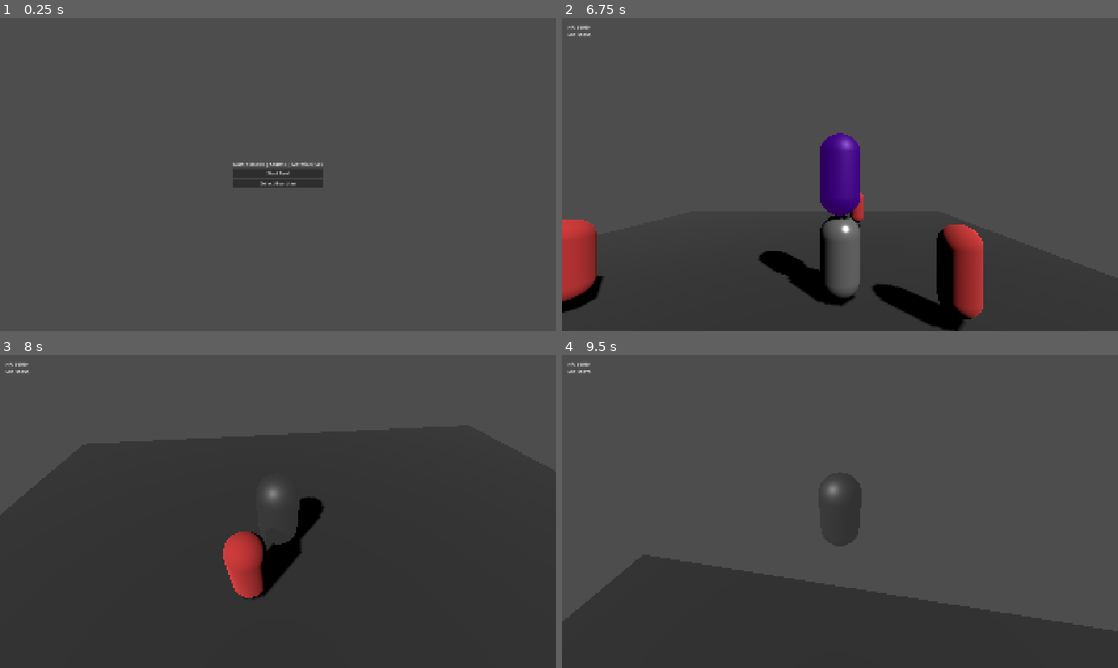
Above: before the commit, frames 1-4 (two rows, left to right).
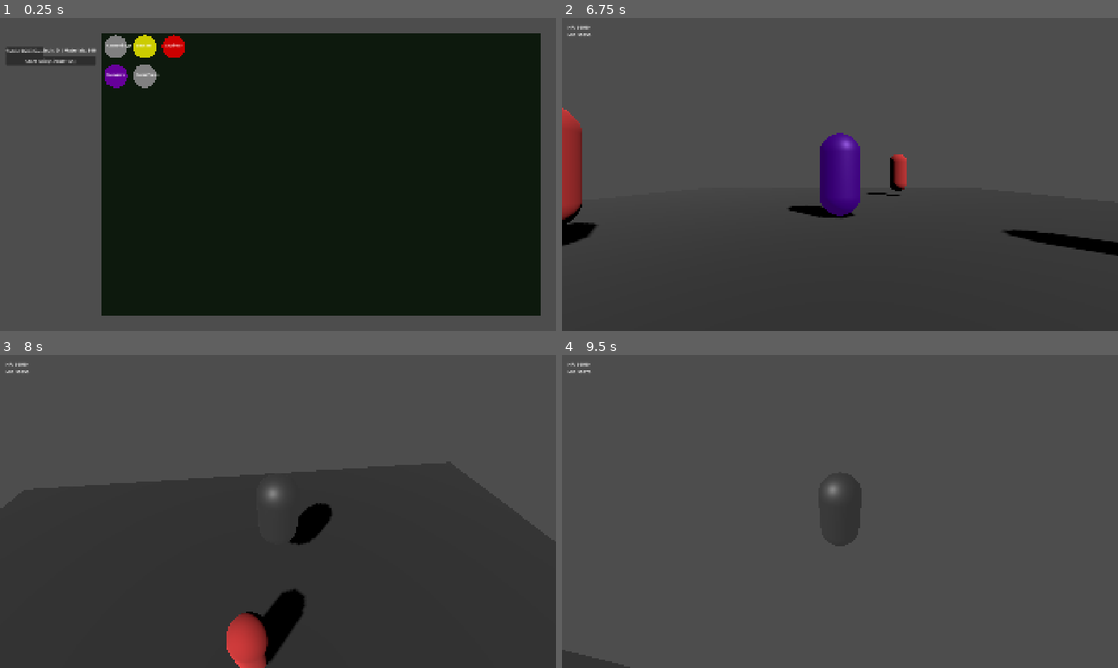
Above: after the commit, the same moments.

Repository: depiec/Project-Sovereign-gemini
Game: Godot game, scene res://scenes/strategy/MainStrategy.tscn
Same seed, same stepped clock (60 frames per second), same inputs: the game is played once before the commit and once after it.
Inputs (mouse positions are in pixels of both pictures, inside the frame that each line leads up to):
- Up to frame 1 (0.25 s): no input
- Up to frame 2 (6.75 s): click "Select Guardian" at 0.5 s; click "Start Raid" (after the commit: "Start Raid (Simulation)") at 1.25 s; click "Start Raid" (after the commit: "Start Raid (Simulation)") at 2 s; click "1. 'Umu, exactly as I thought…" at 2.75 s; click "Mode: Dig" at 3.5 s; click "Mode: Slap" at 4.25 s; click "Build: Treasury" at 5 s; click "Build: Library" at 5.75 s; click "Defend Nazarick" at 6.5 s
- Up to frame 3 (8 s): move the mouse to (305, 511) at 7.27 s; hold W (move_forward) from 7.28 s (still down); tap R (swap_persona) at 7.35 s; click (305, 511) at 7.42 s; tap Space (jump) at 7.52 s
- Up to frame 4 (9.5 s): keep holding W (move_forward); move the mouse to (812, 511) at 8.02 s; tap R (swap_persona) at 8.1, 8.85 s; click (812, 511) at 8.17 s; tap Space (jump) at 8.27 s; move the mouse to (851, 505) at 8.77 s; click (851, 505) at 8.92 s

The runs differ from the first frame. In frame 1, 72% of the frame differs, in the area x 1-98%, y 4-96%; in frame 2, 9.8%; in frame 3, 5.0%; in frame 4, 24%.
Error in both runs: Invalid access to property or key 'stats_updated' on a base object of type 'null instance'. (res://scripts/scenes/SimLayer.gd:19)

Commit message:
feat: implement world map strategy and reinforced dungeon walls
- Expanded world state with detailed territories and visual WorldMap component.
- Implemented Operations system (Spy, War, Annex) in the Strategy Layer.
- Added REINFORCED_WALL type to DungeonManager with 5x health and metallic visuals.
- Integrated dynamic minion attraction for Elder Liches based on Library size.
- Refined DungeonManager logic for multi-worker digging and pathfinding-compatible wall collisions.

Diff:
--- a/prototype/scenes/strategy/MainStrategy.tscn
+++ b/prototype/scenes/strategy/MainStrategy.tscn
@@ -1,6 +1,7 @@
 [gd_scene load_steps=2 format=3 uid="uid://d3jfk2k3l1l1"]
 
 [ext_resource type="Script" path="res://scripts/scenes/MainStrategy.gd" id="1_q7w8e"]
+[ext_resource type="Script" path="res://scripts/scenes/WorldMap.gd" id="2_worldmap"]
 
 [node name="MainStrategy" type="Control"]
 layout_mode = 3
@@ -13,27 +14,88 @@
 
 [node name="VBoxContainer" type="VBoxContainer" parent="."]
 layout_mode = 1
-anchors_preset = 8
-anchor_left = 0.5
-anchor_top = 0.5
-anchor_right = 0.5
-anchor_bottom = 0.5
-offset_left = -150.0
-offset_top = -100.0
-offset_right = 150.0
-offset_bottom = 100.0
-grow_horizontal = 2
-grow_vertical = 2
-alignment = 1
+anchors_preset = 0
+offset_left = 20.0
+offset_top = 100.0
+offset_right = 320.0
+offset_bottom = 300.0
+theme_override_constants/separation = 10
 
 [node name="ResourceLabel" type="Label" parent="VBoxContainer"]
 layout_mode = 2
 text = "Resources: Gold 0 | Souls 0"
 horizontal_alignment = 1
 
+[node name="GuardianButton" type="Button" parent="VBoxContainer"]
+layout_mode = 2
+text = "Select Guardian"
+
 [node name="RaidButton" type="Button" parent="VBoxContainer"]
 layout_mode = 2
-text = "Start Raid"
+text = "Start Raid (Simulation)"
+
+[node name="WorldMap" type="Control" parent="."]
+layout_mode = 1
+anchors_preset = 15
+anchor_right = 1.0
+anchor_bottom = 1.0
+offset_left = 350.0
+offset_top = 50.0
+offset_right = -50.0
+offset_bottom = -50.0
+grow_horizontal = 2
+grow_vertical = 2
+script = ExtResource("2_worldmap")
+
+[node name="OperationsPanel" type="Panel" parent="."]
+visible = false
+layout_mode = 1
+anchors_preset = 6
+anchor_left = 1.0
+anchor_top = 0.5
+anchor_right = 1.0
+anchor_bottom = 0.5
+offset_left = -300.0
+offset_top = -150.0
+offset_right = -20.0
+offset_bottom = 150.0
+grow_horizontal = 0
+grow_vertical = 2
+
+[node name="VBoxContainer" type="VBoxContainer" parent="OperationsPanel"]
+layout_mode = 1
+anchors_preset = 15
+anchor_right = 1.0
+anchor_bottom = 1.0
+offset_left = 10.0
+offset_top = 10.0
+offset_right = -10.0
+offset_bottom = -10.0
+grow_horizontal = 2
+grow_vertical = 2
+theme_override_constants/separation = 15
+
+[node name="TargetLabel" type="Label" parent="OperationsPanel/VBoxContainer"]
+unique_name_in_owner = true
+layout_mode = 2
+text = "Target: Carne Village"
+horizontal_alignment = 1
+
+[node name="SpyButton" type="Button" parent="OperationsPanel/VBoxContainer"]
+layout_mode = 2
+text = "Send Hanzo (Spy)"
+
+[node name="WarButton" type="Button" parent="OperationsPanel/VBoxContainer"]
+layout_mode = 2
+text = "Declare War"
+
+[node name="AnnexButton" type="Button" parent="OperationsPanel/VBoxContainer"]
+layout_mode = 2
+text = "Annex (Vassalage)"
+
+[node name="CloseOpButton" type="Button" parent="OperationsPanel/VBoxContainer"]
+layout_mode = 2
+text = "Close"
 
 [node name="GuardianButton" type="Button" parent="VBoxContainer"]
 layout_mode = 2
@@ -121,8 +183,12 @@
 layout_mode = 2
 text = "3. \"I shall leave the details to you.\" (Delegate)"
 
+[connection signal="pressed" from="VBoxContainer/GuardianButton" to="." method="_on_GuardianButton_pressed"]
 [connection signal="pressed" from="VBoxContainer/RaidButton" to="." method="_on_RaidButton_pressed"]
-[connection signal="pressed" from="VBoxContainer/GuardianButton" to="." method="_on_GuardianButton_pressed"]
+[connection signal="pressed" from="OperationsPanel/VBoxContainer/SpyButton" to="." method="_on_SpyButton_pressed"]
+[connection signal="pressed" from="OperationsPanel/VBoxContainer/WarButton" to="." method="_on_WarButton_pressed"]
+[connection signal="pressed" from="OperationsPanel/VBoxContainer/AnnexButton" to="." method="_on_AnnexButton_pressed"]
+[connection signal="pressed" from="OperationsPanel/VBoxContainer/CloseOpButton" to="." method="_on_CloseOpButton_pressed"]
 [connection signal="pressed" from="GuardianPanel/VBoxContainer/AlbedoButton" to="." method="_on_AlbedoButton_pressed"]
 [connection signal="pressed" from="GuardianPanel/VBoxContainer/ShalltearButton" to="." method="_on_ShalltearButton_pressed"]
 [connection signal="pressed" from="SasugaPanel/VBoxContainer/Option1Button" to="." method="_on_Option1Button_pressed"]
--- a/prototype/scripts/autoloads/GameManager.gd
+++ b/prototype/scripts/autoloads/GameManager.gd
@@ -10,6 +10,13 @@
 # --- Game State ---
 
 var world_state = {
+	"territories": {
+		"CarneVillage": {"pos": Vector2i(0, 0), "owner": "Neutral", "type": "Village"},
+		"ERantel": {"pos": Vector2i(1, 0), "owner": "ReEstize", "type": "City"},
+		"KatzePlains": {"pos": Vector2i(1, 1), "owner": "Neutral", "type": "Wasteland"},
+		"Arwintar": {"pos": Vector2i(2, 0), "owner": "Baharuth", "type": "Capital"},
+		"Nazarick": {"pos": Vector2i(0, 1), "owner": "Nazarick", "type": "Tomb"}
+	},
 	"factions": {
 		"ReEstize": {"status": "Neutral", "threat_level": 1},
 		"Baharuth": {"status": "Friendly", "threat_level": 2},
--- a/prototype/scripts/scenes/MainStrategy.gd
+++ b/prototype/scripts/scenes/MainStrategy.gd
@@ -8,6 +8,10 @@
 
 @onready var sasuga_panel: Panel = $SasugaPanel
 @onready var guardian_panel: Panel = $GuardianPanel
+@onready var operations_panel: Panel = $OperationsPanel
+@onready var target_label: Label = %TargetLabel
+
+var selected_territory = ""
 
 func _ready():
 	# Update resource display initially
@@ -17,9 +21,41 @@
 	GameManager.resources_updated.connect(_on_resources_updated)
 	GameManager.raid_started.connect(_on_raid_started)
 
+	# Connect WorldMap
+	$WorldMap.territory_selected.connect(_on_territory_selected)
+
 	# Hide Panels initially
 	sasuga_panel.visible = false
 	guardian_panel.visible = false
+	operations_panel.visible = false
+
+func _on_territory_selected(t_name):
+	selected_territory = t_name
+	target_label.text = "Target: " + t_name
+	operations_panel.visible = true
+
+func _on_SpyButton_pressed():
+	print("Operation: Spying on ", selected_territory)
+	GameManager.spend_resource("gold", 100)
+	# Success chance logic could go here
+	print("Hanzo reports: Garrison is weak.")
+	operations_panel.visible = false
+
+func _on_WarButton_pressed():
+	print("Operation: Declaring War on ", selected_territory)
+	sasuga_panel.visible = true # Open Sasuga panel for the invasion plan
+	operations_panel.visible = false
+
+func _on_AnnexButton_pressed():
+	print("Operation: Annexing ", selected_territory)
+	GameManager.update_sasuga(0.05)
+	# Update world state
+	GameManager.world_state.territories[selected_territory].owner = "Nazarick"
+	$WorldMap.queue_redraw()
+	operations_panel.visible = false
+
+func _on_CloseOpButton_pressed():
+	operations_panel.visible = false
 
 func _on_GuardianButton_pressed():
 	guardian_panel.visible = true
--- /dev/null
+++ b/prototype/scripts/scenes/WorldMap.gd
@@ -0,0 +1,40 @@
+extends Control
+
+# WorldMap.gd - Custom draw for the Strategy Map
+
+signal territory_selected(territory_name)
+
+var tile_size = 100.0
+var territories = {}
+
+func _ready():
+	territories = GameManager.world_state.territories
+	queue_redraw()
+
+func _draw():
+	# Draw background
+	draw_rect(Rect2(Vector2.ZERO, size), Color(0.05, 0.1, 0.05))
+
+	# Draw tiles
+	for name in territories.keys():
+		var data = territories[name]
+		var pos = Vector2(data.pos.x * tile_size, data.pos.y * tile_size) + Vector2(tile_size/2, tile_size/2)
+
+		# Set color based on owner
+		var color = Color(0.5, 0.5, 0.5) # Grey for Neutral
+		match data.owner:
+			"Nazarick": color = Color(0.4, 0, 0.6) # Purple
+			"ReEstize": color = Color(0.8, 0.8, 0) # Yellow
+			"Baharuth": color = Color(0.8, 0, 0) # Red
+
+		draw_circle(pos, tile_size * 0.4, color)
+		draw_string(ThemeDB.fallback_font, pos + Vector2(-30, 0), name, HORIZONTAL_ALIGNMENT_CENTER, -1, 14)
+
+func _gui_input(event):
+	if event is InputEventMouseButton and event.pressed and event.button_index == MOUSE_BUTTON_LEFT:
+		var clicked_pos = Vector2i(int(event.position.x / tile_size), int(event.position.y / tile_size))
+		for name in territories.keys():
+			if territories[name].pos == clicked_pos:
+				print("Selected Territory: ", name)
+				territory_selected.emit(name)
+				return
--- a/prototype/scripts/scenes/sim/DungeonManager.gd
+++ b/prototype/scripts/scenes/sim/DungeonManager.gd
@@ -3,7 +3,7 @@
 # DungeonManager.gd - Handles DK-style grid management
 # Tiles are 2x2 units.
 
-enum TileType { WALL, EMPTY, CLAIMED, TREASURY, LIBRARY, BARRACKS }
+enum TileType { WALL, EMPTY, CLAIMED, TREASURY, LIBRARY, BARRACKS, REINFORCED_WALL }
 
 var grid_width = 20
 var grid_depth = 20
@@ -14,6 +14,7 @@
 var wall_health = {} # Stores HP for WALL tiles
 
 const MAX_WALL_HEALTH = 100.0
+const REINFORCED_HEALTH = 500.0
 
 # Marked for digging
 var digging_queue = []
@@ -24,7 +25,8 @@
 var room_counts = {
 	TileType.TREASURY: 0,
 	TileType.LIBRARY: 0,
-	TileType.BARRACKS: 0
+	TileType.BARRACKS: 0,
+	TileType.REINFORCED_WALL: 0
 }
 
 var resource_timer: float = 0.0
@@ -78,11 +80,12 @@
 	bake_timer = 0.0
 
 func mark_for_digging(grid_pos: Vector2i):
-	if dungeon_grid.get(grid_pos) == TileType.WALL:
+	if dungeon_grid.get(grid_pos) == TileType.WALL or dungeon_grid.get(grid_pos) == TileType.REINFORCED_WALL:
 		set_digging_mark(grid_pos, !digging_queue.has(grid_pos))
 
 func set_digging_mark(grid_pos: Vector2i, state: bool):
-	if dungeon_grid.get(grid_pos) != TileType.WALL: return
+	var type = dungeon_grid.get(grid_pos)
+	if type != TileType.WALL and type != TileType.REINFORCED_WALL: return
 
 	if state and not digging_queue.has(grid_pos):
 		digging_queue.append(grid_pos)
@@ -96,9 +99,6 @@
 		wall_health[grid_pos] -= amount
 		if wall_health[grid_pos] <= 0:
 			dig_tile(grid_pos)
-		else:
-			# Optional: Scale visual height or update highlight based on health
-			pass
 
 func is_adjacent_to_open_space(grid_pos: Vector2i) -> bool:
 	var neighbors = [
@@ -108,16 +108,16 @@
 		Vector2i(grid_pos.x, grid_pos.y - 1)
 	]
 	for n in neighbors:
-		if dungeon_grid.has(n) and dungeon_grid[n] != TileType.WALL:
+		if dungeon_grid.has(n) and dungeon_grid[n] != TileType.WALL and dungeon_grid[n] != TileType.REINFORCED_WALL:
 			return true
 	return false
 
 func dig_tile(grid_pos: Vector2i):
-	if dungeon_grid.get(grid_pos) == TileType.WALL:
-		dungeon_grid[grid_pos] = TileType.EMPTY
-		digging_queue.erase(grid_pos)
-		refresh_visuals()
-		trigger_rebake()
+	dungeon_grid[grid_pos] = TileType.EMPTY
+	digging_queue.erase(grid_pos)
+	wall_health.erase(grid_pos)
+	refresh_visuals()
+	trigger_rebake()
 
 func claim_tile(grid_pos: Vector2i):
 	if dungeon_grid.get(grid_pos) == TileType.EMPTY:
@@ -136,6 +136,8 @@
 func build_room(grid_pos: Vector2i, type: TileType):
 	if dungeon_grid.get(grid_pos) == TileType.CLAIMED:
 		dungeon_grid[grid_pos] = type
+		if type == TileType.REINFORCED_WALL:
+			wall_health[grid_pos] = REINFORCED_HEALTH
 		update_room_counts()
 		refresh_visuals()
 		trigger_rebake()
@@ -157,7 +159,7 @@
 	# Attract Imps (Basic workers) - 1 for every 15 claimed/room tiles
 	var total_built = 0
 	for type in dungeon_grid.values():
-		if type != TileType.WALL: total_built += 1
+		if type != TileType.WALL and type != TileType.REINFORCED_WALL: total_built += 1
 
 	var target_imps = 2 + (total_built / 15)
 	var current_imps = get_tree().get_nodes_in_group("workers").size()
@@ -179,13 +181,9 @@
 	var minion = scene.instantiate()
 	add_child(minion)
 	minion.add_to_group(group_name)
-	# Spawn near center (10, 10)
 	minion.global_transform.origin = Vector3(10 * tile_size, 1.0, 10 * tile_size)
-	print("Nazarick attracted a new ", group_name, "!")
 
 func refresh_visuals():
-	# In a real game, this would update a GridMap.
-	# For prototype, we'll use simple MeshInstances.
 	for child in get_children():
 		if child is MeshInstance3D or child is StaticBody3D:
 			child.queue_free()
@@ -197,9 +195,8 @@
 	base_floor.mesh = plane
 	base_floor.position = Vector3(grid_width * tile_size / 2.0, 0, grid_depth * tile_size / 2.0)
 	var floor_mat = StandardMaterial3D.new()
-	floor_mat.albedo_color = Color(0,0,0) # Hidden base
+	floor_mat.albedo_color = Color(0,0,0,0)
 	floor_mat.transparency = 1
-	floor_mat.albedo_color.a = 0
 	base_floor.material_override = floor_mat
 	add_child(base_floor)
 
@@ -210,37 +207,37 @@
 		box.size = Vector3(tile_size, 0.2, tile_size)
 		mesh.mesh = box
 
-		# Set visual based on type
 		var mat = StandardMaterial3D.new()
 		match type:
-			TileType.WALL:
+			TileType.WALL, TileType.REINFORCED_WALL:
 				box.size.y = 2.0
-				mat.albedo_color = Color(0.2, 0.1, 0.05) # Earth
+				mat.albedo_color = Color(0.2, 0.1, 0.05) if type == TileType.WALL else Color(0.1, 0.1, 0.15)
+				if type == TileType.REINFORCED_WALL:
+					mat.metallic = 0.8
+					mat.roughness = 0.2
 
 				if digging_queue.has(pos):
 					mat.emission_enabled = true
 					mat.emission = Color(1.0, 0.5, 0)
 					mat.emission_energy_multiplier = 2.0
 
-				# Add Collision for Walls
 				var static_body = StaticBody3D.new()
 				var collision_shape = CollisionShape3D.new()
 				var box_shape = BoxShape3D.new()
 				box_shape.size = Vector3(tile_size, 2.0, tile_size)
 				collision_shape.shape = box_shape
 				static_body.add_child(collision_shape)
-
 				mesh.material_override = mat
 				static_body.add_child(mesh)
 				add_child(static_body)
 				static_body.position = Vector3(pos.x * tile_size, 1.0, pos.y * tile_size)
-				mesh.position = Vector3(0, 0, 0) # Mesh is relative to static body
 			TileType.EMPTY, TileType.CLAIMED, TileType.TREASURY, TileType.LIBRARY, TileType.BARRACKS:
 				match type:
 					TileType.EMPTY: mat.albedo_color = Color(0.1, 0.1, 0.1)
 					TileType.CLAIMED: mat.albedo_color = Color(0.3, 0.0, 0.5)
 					TileType.TREASURY: mat.albedo_color = Color(0.8, 0.7, 0.0)
 					TileType.LIBRARY: mat.albedo_color = Color(0.0, 0.4, 0.8)
+					TileType.BARRACKS: mat.albedo_color = Color(0.1, 0.5, 0.1)
 
 				mesh.material_override = mat
 				add_child(mesh)
